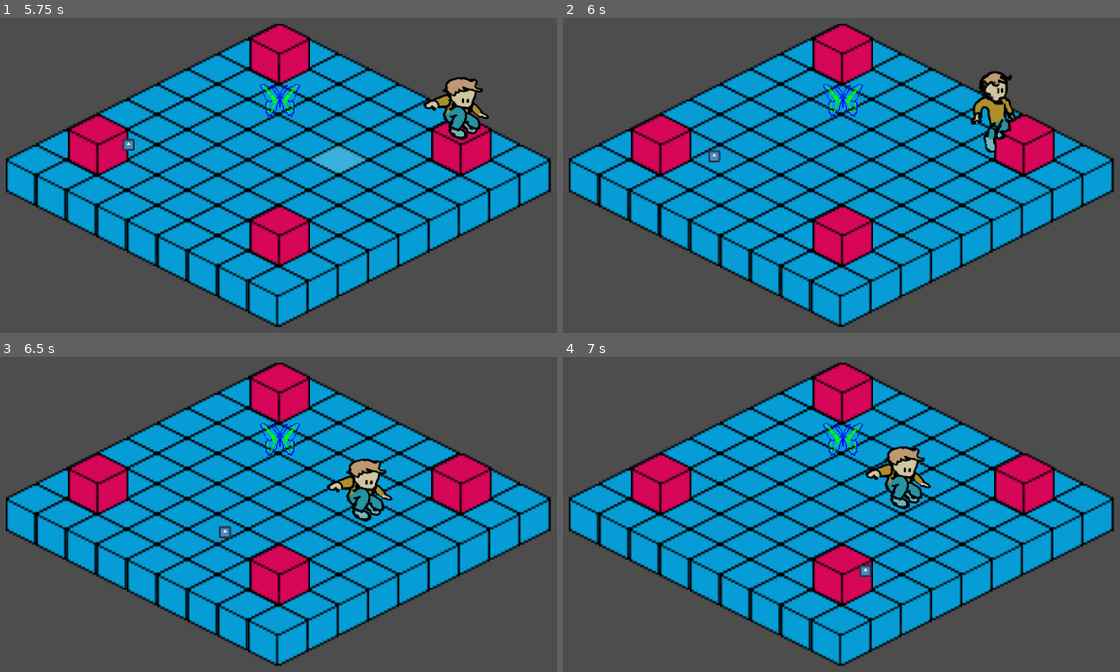
Above: before the commit, frames 1-4 (two rows, left to right).
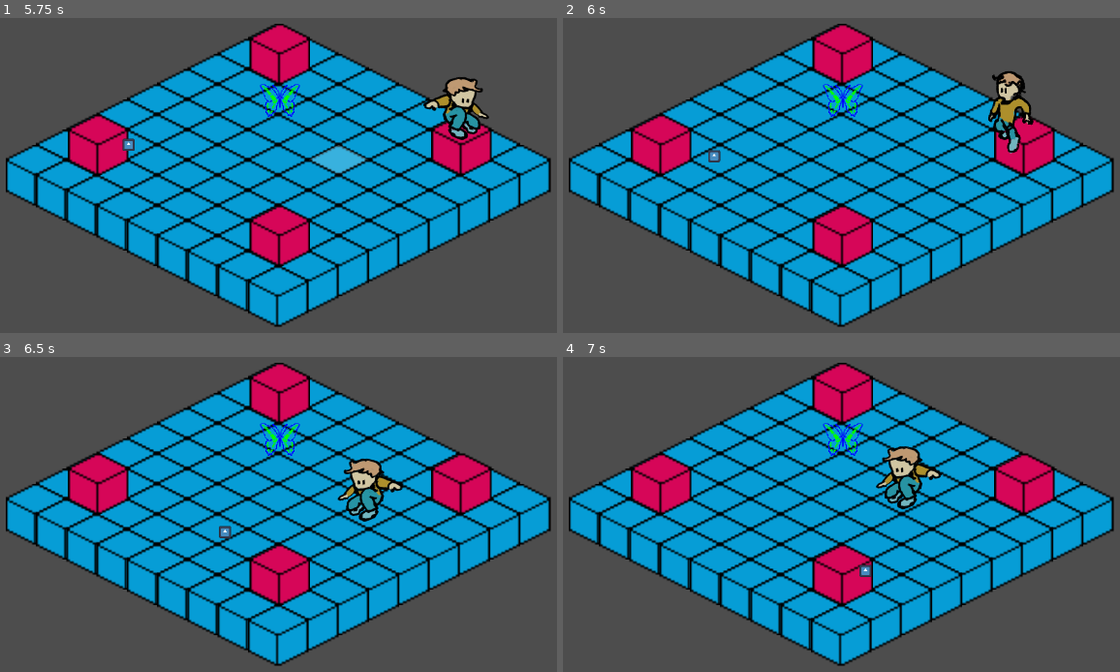
Above: after the commit, the same moments.

Repository: remimorvan/isometric-reverse-heist-simulator-2000
Game: Godot game, scene res://scenes/main.tscn
The game is run twice, just before and just after one commit, with the same random seed, the same clock (stepped at 60 frames per second) and the same inputs. The engine's default icon, where the game draws it, is replaced by a stand-in: a white triangle on a blue panel in a dark square.
Inputs (mouse positions are in pixels of both pictures, inside the frame that each line leads up to):
- Up to frame 1 (5.75 s): tap Enter at 0.5, 2.75 s; move the mouse to (451, 128) at 0.52 s; tap T every 0.75 s from 0.6 to 5.1 s; click (451, 128) at 0.67 s; tap Space at 1.25, 3.5 s; move the mouse to (122, 191) at 1.27 s; click (122, 191) at 1.42 s; move the mouse to (356, 27) at 2.02 s; click (356, 27) at 2.17 s; move the mouse to (239, 282) at 2.77 s; click (239, 282) at 2.92 s; move the mouse to (512, 251) at 3.52 s; click (512, 251) at 3.67 s; move the mouse to (50, 68) at 4.27 s; click (50, 68) at 4.42 s; move the mouse to (317, 159) at 5.02 s; click (317, 159) at 5.17 s
- Up to frame 2 (6 s): tap Enter at 5.75 s; move the mouse to (outside the picture) at 5.77 s; tap T at 5.85 s; click (outside the picture) at 5.92 s
- Up to frame 3 (6.5 s): no input
- Up to frame 4 (7 s): move the mouse to (1014, 467) at 6.52 s; tap T at 6.6 s; click (1014, 467) at 6.67 s

Frame 1 is identical in both runs. In frame 2, 1.6% of the frame differs, in the area x 73-86%, y 16-44%; in frame 3, 1.2%; in frame 4, 1.1%.

Commit message:
animation qui tourne hohoho

Diff:
--- a/scenes/main.tscn
+++ b/scenes/main.tscn
@@ -25,6 +25,8 @@
 z_index = 1
 y_sort_enabled = true
 scale = Vector2(0.1, 0.1)
+move_speed = 100.0
+arrival_threshold = 1.0
 
 [node name="Chair" parent="TileMaps/GameObjectHandler" instance=ExtResource("6_tefeu")]
 position = Vector2(0, -32)
--- a/scripts/player.gd
+++ b/scripts/player.gd
@@ -103,6 +103,8 @@
 		global_position += movement
 		print("Moving: dir=", direction, " movement=", movement, " new_pos=", global_position)
 
+		$CharacterBody2D/AnimatedSprite2D.scale.x = 1.-2.*float(movement.x < 0)
+
 func _advance_to_next_target() -> void:
 	path.remove_at(0)
 	print("Point reached, remaining points: ", path.size())
